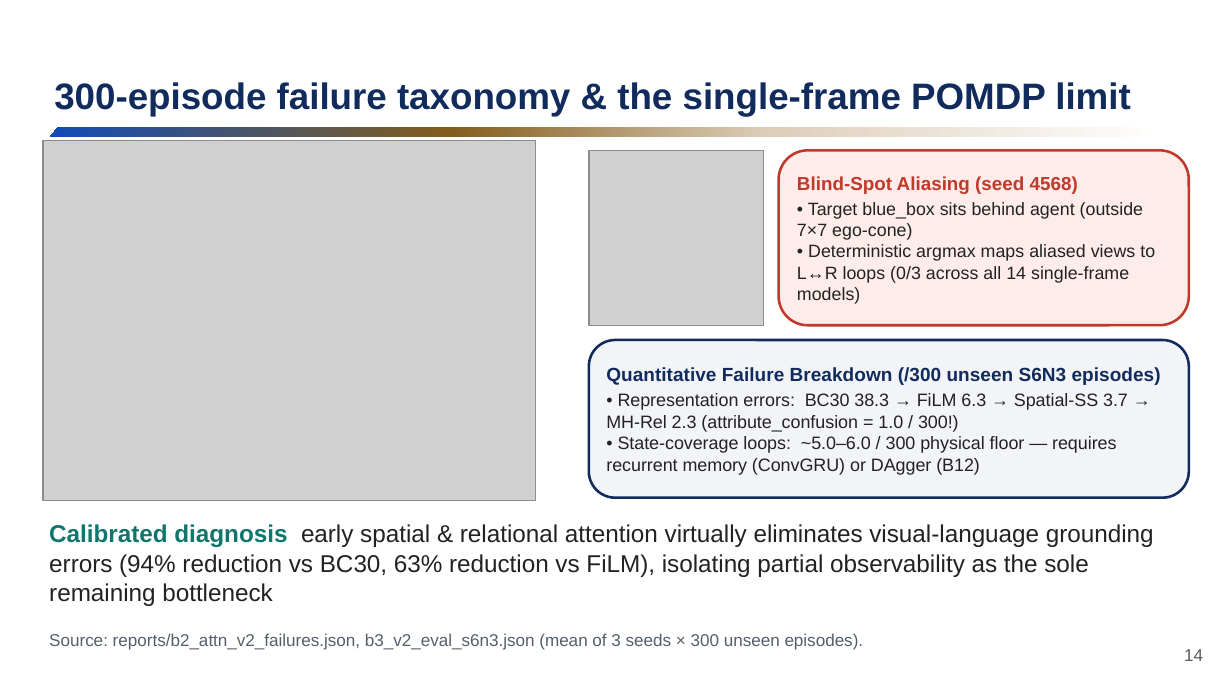
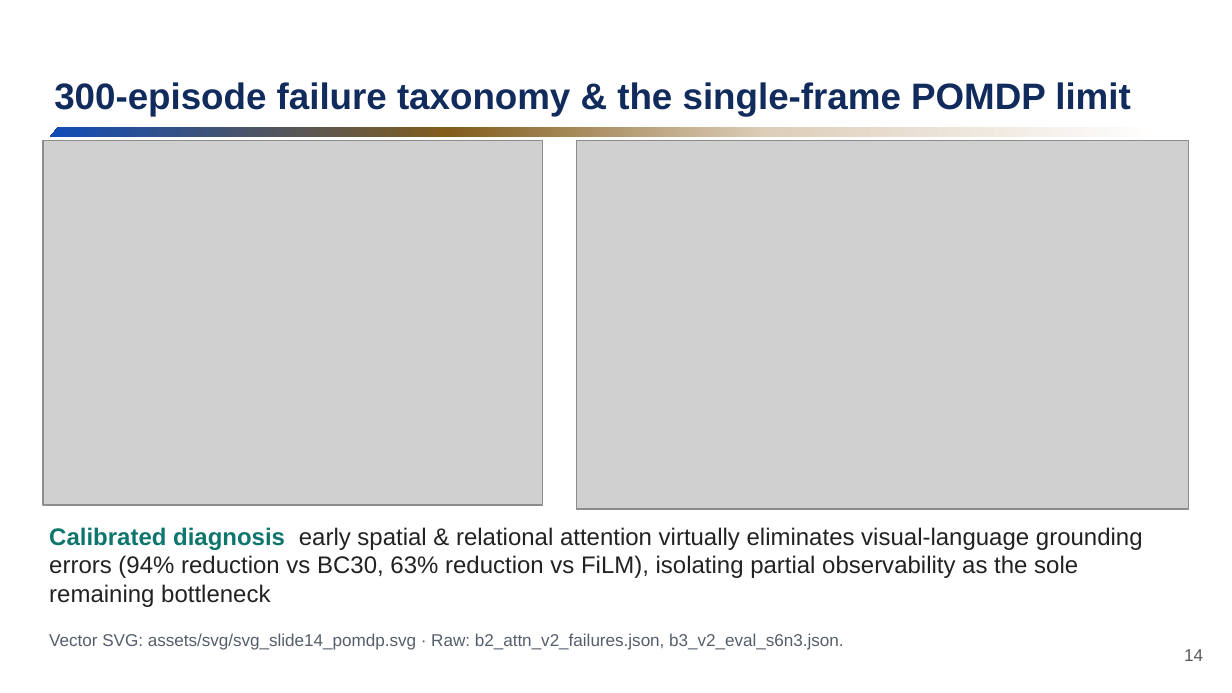
Before and after one commit to Oliver-ming/BabyAI_Exploration_with_Film, a slide deck: slide 14 of presentation/AIAA4220_Project3_Presentation.pptx. Drawn at 1232x693 pixels with LibreOffice and Linux fonts; fonts in the diff are those of the drawing; grey boxes stand for pictures; background and template pictures are left out. Boxes give left, top, right and bottom in pixels: in the first picture for what was removed or moved away, otherwise in the second. Text is boxed around its words. In the diff, an @@ line names an element or a change of style, - is before the commit and + after.

Commit message:
Redraw all PPT architecture diagrams, flowcharts & schematics in publication-grade vector SVG

```diff
--- a/presentation/AIAA4220_Project3_Presentation.pptx
+++ b/presentation/AIAA4220_Project3_Presentation.pptx
@@ picture: place and size @@
-picture at (43, 140, 536, 500)
+picture at (43, 140, 542, 505)
@@ picture added at (577, 140, 1189, 509) @@
@@ picture removed at (589, 150, 764, 325) @@
@@ rounded rectangle removed at (779, 150, 1189, 325) @@
-Blind-Spot Aliasing (seed 4568)
-• Target blue_box sits behind agent (outside 7×7 ego-cone)
-• Deterministic argmax maps aliased views to L↔R loops (0/3 across all 14 single-frame models)
@@ rounded rectangle removed at (589, 340, 1189, 498) @@
-Quantitative Failure Breakdown (/300 unseen S6N3 episodes)
-• Representation errors: BC30 38.3 → FiLM 6.3 → Spatial-SS 3.7 → MH-Rel 2.3 (attribute_confusion = 1.0 / 300!)
-• State-coverage loops: ~5.0–6.0 / 300 physical floor — requires recurrent memory (ConvGRU) or DAgger (B12)
@@ text "Calibrated diagnosis early spatial & ..." at (49, 527, 1143, 607): size 14.2 to 14 pt @@
@@ text at (49, 633, 843, 650): text changed @@
-Source: reports/b2_attn_v2_failures.json, b3_v2_eval_s6n3.json (mean of 3 seeds × 300 unseen episodes).
+Vector SVG: assets/svg/svg_slide14_pomdp.svg · Raw: b2_attn_v2_failures.json, b3_v2_eval_s6n3.json.
```
Also in this commit, not shown: 7 other slides changed, 28 other files.
